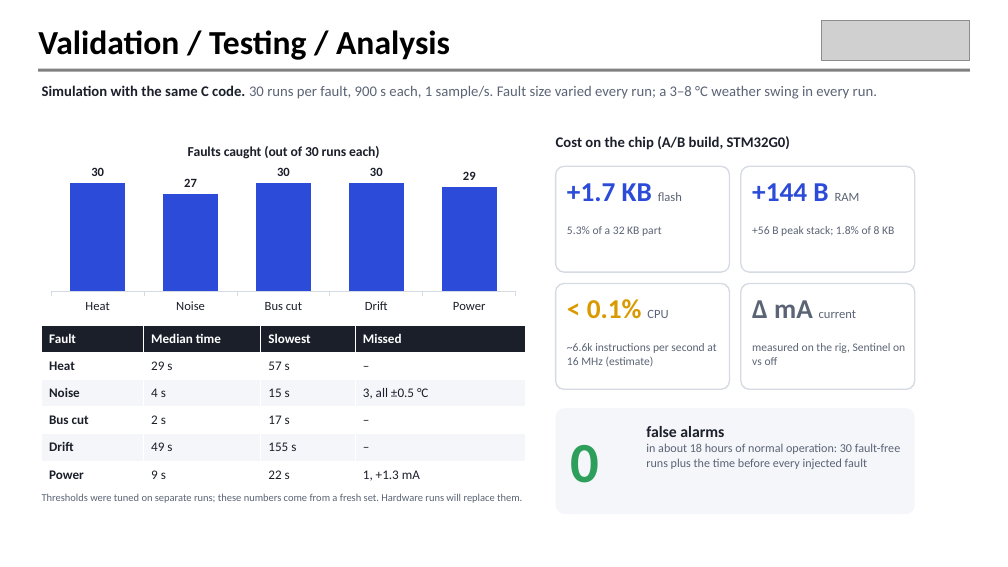
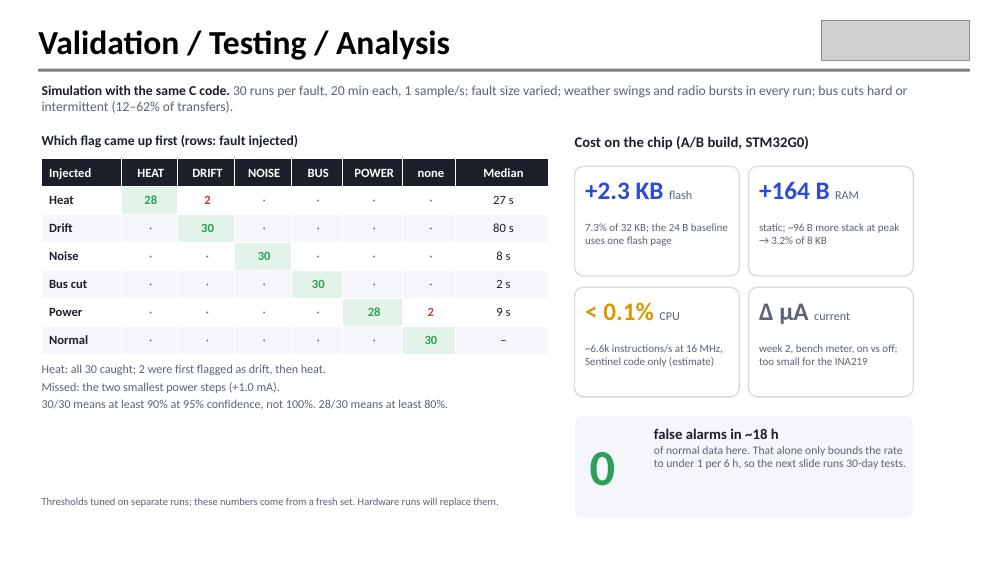
Before and after one commit to shriram-s7/sentinel-techgium, a slide deck: slide 9 of docs/22825_TG10_Presentation Round.pptx. Drawn at 1008x567 pixels with LibreOffice and Linux fonts; fonts in the diff are those of the drawing; grey boxes stand for pictures; background and template pictures are left out. Boxes give left, top, right and bottom in pixels: in the first picture for what was removed or moved away, otherwise in the second. Text is boxed around its words. In the diff, an @@ line names an element or a change of style, - is before the commit and + after.

```diff
--- a/docs/22825_TG10_Presentation Round.pptx
+++ b/docs/22825_TG10_Presentation Round.pptx
@@ text at (42, 85, 908, 113): text changed; size 14 to 13 pt @@
-Simulation with the same C code. 30 runs per fault, 900 s each, 1 sample/s. Fault size varied every run; a 3–8 °C weather swing in every run.
+Simulation with the same C code. 30 runs per fault, 20 min each, 1 sample/s; fault size varied; weather swings and radio bursts in every run; bus cuts hard or intermittent (12–62% of transfers).
@@ column chart removed at (42, 132, 526, 318) @@
-title "Faults caught (out of 30 runs each)"
-categories: Heat, Noise, Bus cut, Drift, Power
-Series 1: 30, 27, 30, 30, 29
@@ text added at (42, 135, 299, 148), 13 pt, text #1B1F2A, bold @@
+Which flag came up first (rows: fault injected)
@@ text "Cost on the chip (A/B ...": place and size @@
-text "Cost on the chip (A/B ..." at (556, 136, 790, 150)
+text "Cost on the chip (A/B ..." at (575, 136, 809, 150)
@@ table at (42, 159, 548, 355) @@
-Fault | Median time | Slowest | Missed
-Heat | 29 s | 57 s | –
-Noise | 4 s | 15 s | 3, all ±0.5 °C
-Bus cut | 2 s | 17 s | –
-Drift | 49 s | 155 s | –
-Power | 9 s | 22 s | 1, +1.3 mA
+Injected | HEAT | DRIFT | NOISE | BUS | POWER | none | Median
+Heat | 28 | 2 | · | · | · | · | 27 s
+Drift | · | 30 | · | · | · | · | 80 s
+Noise | · | · | 30 | · | · | · | 8 s
+Bus cut | · | · | · | 30 | · | · | 2 s
+Power | · | · | · | · | 28 | 2 | 9 s
+Normal | · | · | · | · | · | 30 | –
@@ table: place and size @@
-table at (42, 325, 526, 488)
+table at (42, 159, 548, 355)
@@ rounded rectangle: place and size @@
-rounded rectangle at (556, 166, 730, 272)
+rounded rectangle at (575, 166, 740, 276)
@@ rounded rectangle: place and size @@
-rounded rectangle at (741, 166, 915, 272)
+rounded rectangle at (749, 166, 913, 276)
@@ text removed at (567, 183, 682, 201) @@
-+1.7 KB flash
@@ text at (585, 182, 692, 199): text changed; size 11 to 24 pt; text colour #5B6475 to #2B4BD8; bold on @@
-5.3% of a 32 KB part
++2.3 KB flash
@@ text at (759, 181, 859, 199): text changed; size 26 to 24 pt @@
-+144 B RAM
++164 B RAM
@@ text added at (585, 223, 728, 246), 10.5 pt, text #5B6475 @@
+7.3% of 32 KB; the 24 B baseline uses one flash page
@@ text at (759, 223, 899, 244): text changed; size 11 to 10.5 pt @@
-+56 B peak stack; 1.8% of 8 KB
+static; ~96 B more stack at peak → 3.2% of 8 KB
@@ rounded rectangle: place and size @@
-rounded rectangle at (556, 284, 730, 389)
+rounded rectangle at (575, 287, 740, 397)
@@ text "< 0.1% CPU": place and size @@
-text "< 0.1% CPU" at (587, 299, 668, 319)
+text "< 0.1% CPU" at (603, 302, 679, 321)
@@ text "< 0.1% CPU" at (603, 302, 679, 321): size 26 to 24 pt in "< 0.1%"; size 12 to 11.5 pt in "CPU" @@
@@ rounded rectangle: place and size @@
-rounded rectangle at (741, 284, 915, 389)
+rounded rectangle at (749, 287, 913, 397)
@@ text at (759, 303, 850, 324): text changed; size 12 to 11.5 pt @@
-Δ mA current
+Δ µA current
@@ text at (585, 344, 723, 367): text changed; size 11 to 10.5 pt @@
-~6.6k instructions per second at 16 MHz (estimate)
+~6.6k instructions/s at 16 MHz, Sentinel code only (estimate)
@@ text at (759, 344, 897, 365): text changed; size 11 to 10.5 pt @@
-measured on the rig, Sentinel on vs off
+week 2, bench meter, on vs off; too small for the INA219
@@ text added at (42, 364, 448, 409), 11.5 pt, text #5B6475 @@
+Heat: all 30 caught; 2 were first flagged as drift, then heat.
+Missed: the two smallest power steps (+1.0 mA).
+30/30 means at least 90% at 95% confidence, not 100%. 28/30 means at least 80%.
@@ rounded rectangle: place and size @@
-rounded rectangle at (556, 408, 915, 514)
+rounded rectangle at (575, 416, 913, 518)
@@ text "0": place and size @@
-text "0" at (571, 445, 600, 483)
+text "0" at (590, 452, 615, 486)
@@ text "0" at (590, 452, 615, 486): size 54 to 48 pt @@
@@ text at (654, 428, 906, 469): text changed; size 11.5 to 11 pt @@
-false alarms
-in about 18 hours of normal operation: 30 fault-free runs plus the time before every injected fault
+false alarms in ~18 h
+of normal data here. That alone only bounds the rate to under 1 per 6 h, so the next slide runs 30-day tests.
@@ text at (42, 497, 498, 507): text changed @@
-Thresholds were tuned on separate runs; these numbers come from a fresh set. Hardware runs will replace them.
+Thresholds tuned on separate runs; these numbers come from a fresh set. Hardware runs will replace them.
```
Also in this commit, not shown: 10 other slides changed, 1 slide added, 22 other files.
